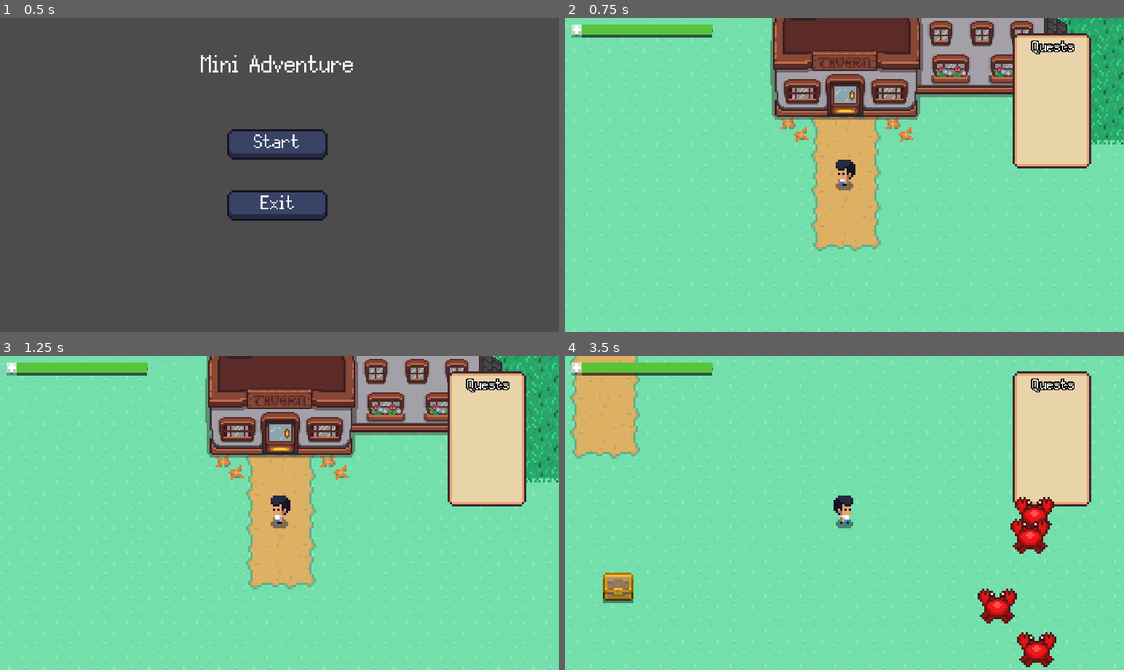
Above: before the commit, frames 1-4 (two rows, left to right).
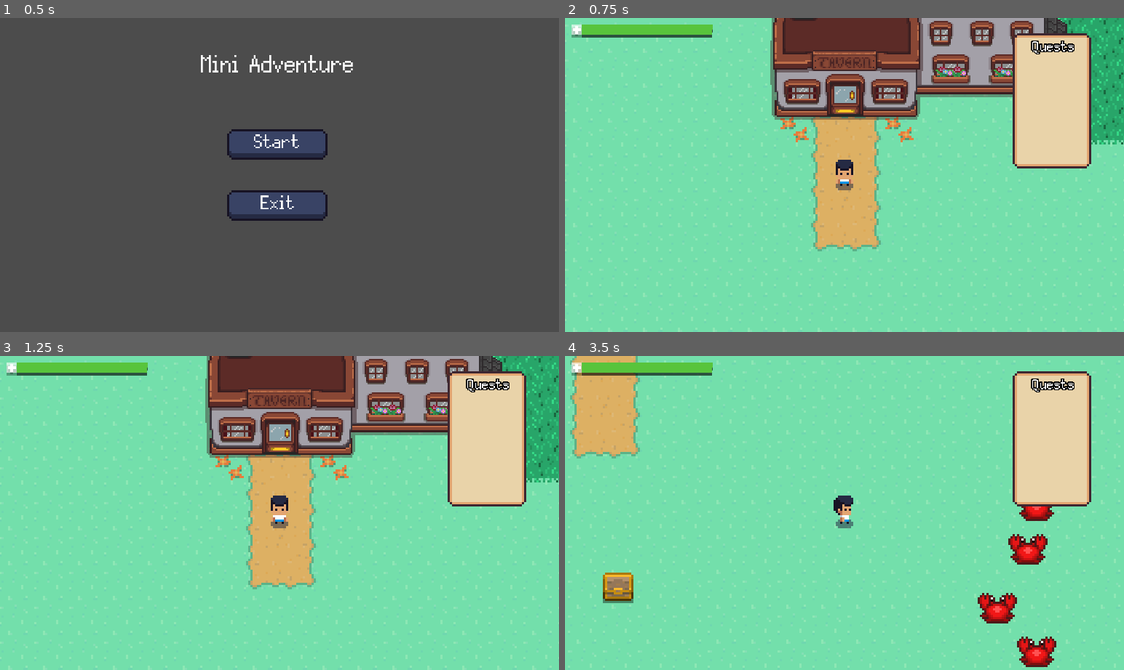
Above: after the commit, the same moments.

Repository: Juksuu/MiniAdventure
Game: Godot game, scene res://scenes/Main_menu.tscn
Two runs of this game, one before a commit and one after it. Both use one fixed random seed, a clock stepped at 60 frames per second and the inputs below.
Inputs:
- Up to frame 1 (0.5 s): no input
- Up to frame 2 (0.75 s): click "Start" at 0.5 s
- Up to frame 3 (1.25 s): no input
- Up to frame 4 (3.5 s): hold Right (ui_right) 1.28-2.03 s; hold E 1.28-2.03 s; tap Space at 1.52, 2.27 s; hold Down (ui_down) 2.03-2.78 s; tap F at 2.1 s; hold Right (ui_right) from 2.78 s (still down); hold E from 2.78 s (still down)

Frame 1 is identical in both runs. In frame 2, 0.1% of the frame differs, in the area x 48-52%, y 45-54%; in frame 3, 0.1%; in frame 4, 2.1%, in the area x 73-88%, y 44-100%.

Commit message:
feat: Add knockback to crab

Diff:
--- a/scenes/Crab_enemy.tscn
+++ b/scenes/Crab_enemy.tscn
@@ -50,6 +50,7 @@
 [node name="AnimatedSprite" type="AnimatedSprite" parent="."]
 frames = SubResource( 1 )
 animation = "idle"
+frame = 3
 playing = true
 
 [node name="CollisionShape2D" type="CollisionShape2D" parent="."]
--- a/scenes/Hitbox.tscn
+++ b/scenes/Hitbox.tscn
@@ -1,7 +1,10 @@
-[gd_scene format=2]
+[gd_scene load_steps=2 format=2]
+
+[ext_resource path="res://scripts/Hitbox.gd" type="Script" id=1]
 
 [node name="Hitbox" type="Area2D"]
 collision_layer = 0
 collision_mask = 0
+script = ExtResource( 1 )
 
 [node name="CollisionShape2D" type="CollisionShape2D" parent="."]
--- a/scenes/Player.tscn
+++ b/scenes/Player.tscn
@@ -1064,7 +1064,7 @@
 
 [node name="AnimatedSprite" type="AnimatedSprite" parent="."]
 frames = SubResource( 1 )
-animation = "IdleLeft"
+animation = "IdleDown"
 frame = 1
 
 [node name="CollisionShape2D" type="CollisionShape2D" parent="."]
@@ -1099,11 +1099,11 @@
 anim_player = NodePath("../AnimationPlayer")
 active = true
 parameters/playback = SubResource( 55 )
-parameters/Attack/blend_position = Vector2( 0, 0 )
-parameters/Idle/blend_position = Vector2( 0, 0 )
-parameters/IdleWep/blend_position = Vector2( 0, 0 )
-parameters/Walk/blend_position = Vector2( 0, 0 )
-parameters/WalkWep/blend_position = Vector2( 0, 0 )
+parameters/Attack/blend_position = Vector2( 0, 1 )
+parameters/Idle/blend_position = Vector2( 0, 1 )
+parameters/IdleWep/blend_position = Vector2( 0, 1 )
+parameters/Walk/blend_position = Vector2( 0, 1 )
+parameters/WalkWep/blend_position = Vector2( 0, 1 )
 
 [node name="Control" type="Control" parent="."]
 margin_left = -128.0
--- a/scripts/Crab_enemy.gd
+++ b/scripts/Crab_enemy.gd
@@ -3,12 +3,20 @@
 signal crab_killed
 
 const MAX_HP = 100
+const KNOCKBACK_VELOCITY = 100
+const KNOCKBACK_FRICTION = 200
 
 onready var hurtbox_shape = $Hurtbox/CollisionShape2D
 
 var current_hp = MAX_HP
+var knockback = Vector2.ZERO
+
+func _physics_process(delta):
+	knockback = knockback.move_toward(Vector2.ZERO, KNOCKBACK_FRICTION * delta)
+	knockback = move_and_slide(knockback)
 
 func _on_hurtbox_entered(area):
+	knockback = area.knockback_vector * KNOCKBACK_VELOCITY
 	current_hp -= 50
 	if current_hp <= 0:
 		emit_signal("crab_killed")
--- /dev/null
+++ b/scripts/Hitbox.gd
@@ -0,0 +1,3 @@
+extends Area2D
+
+var knockback_vector = Vector2.ZERO
--- a/scripts/Player.gd
+++ b/scripts/Player.gd
@@ -9,15 +9,17 @@
 onready var animationState = animationTree.get("parameters/playback")
 
 onready var hud = $Control/Camera2D/Player_hud
+onready var hitbox = $HitboxPivot/Hitbox
 
 var velocity = Vector2.ZERO
 var isWeaponEquipped = false
-var has_weapon = true
+var has_weapon = false
 var current_health = START_HP
 var can_move = true
 
 func _ready():
 	hud.init(current_health)
+	hitbox.knockback_vector = Vector2.DOWN
 
 func _input(_ev):
 	if Input.is_key_pressed(KEY_SPACE):
@@ -41,6 +43,7 @@
 	inputVector = inputVector.normalized()
 
 	if inputVector != Vector2.ZERO:
+		hitbox.knockback_vector = inputVector
 		animationState.travel("WalkWep") if isWeaponEquipped else animationState.travel("Walk")
 		setAnimationDir(inputVector)
 		velocity = velocity.move_toward(inputVector * SPEED, ACCELERATION * delta)
